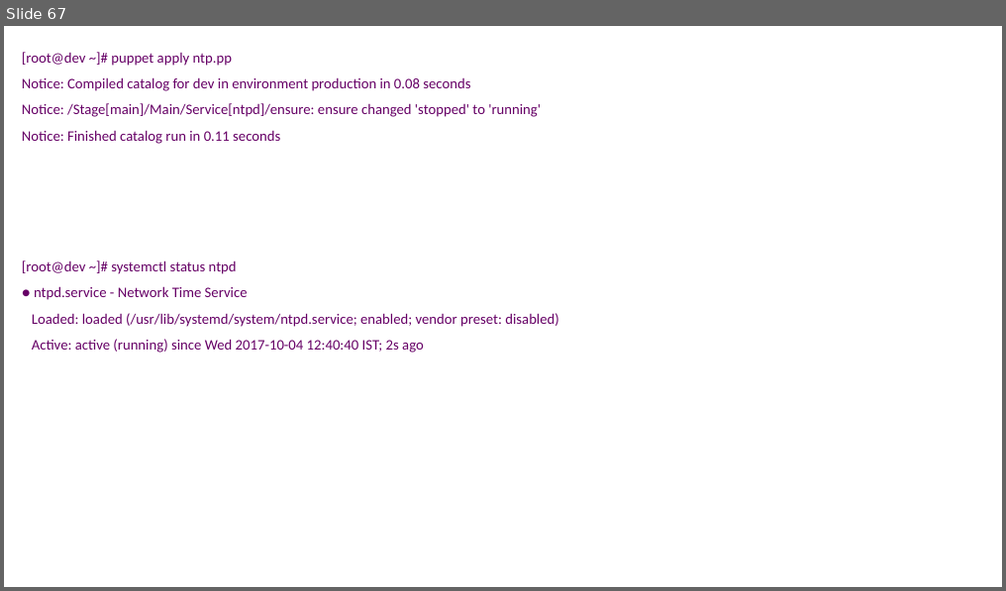
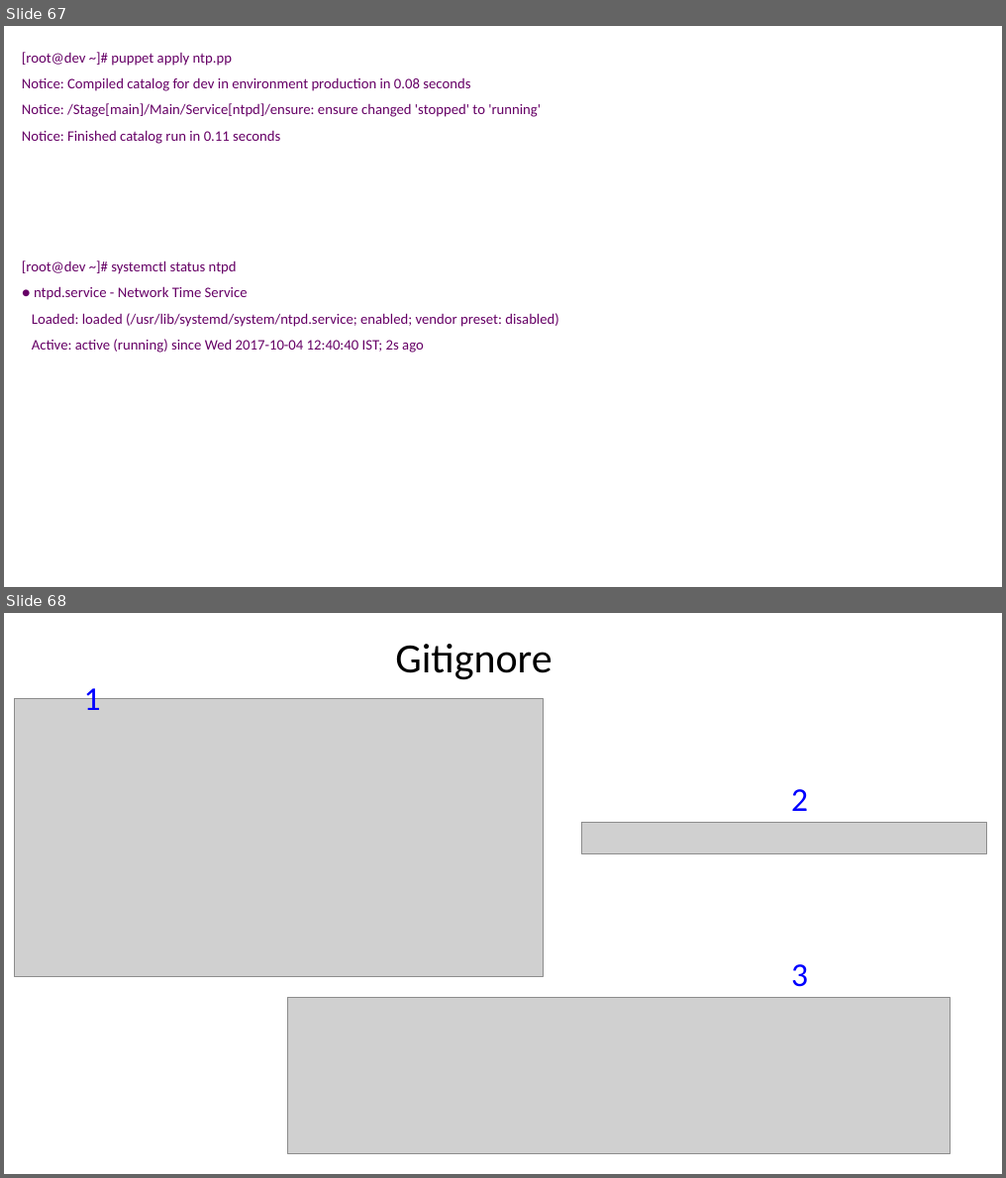
Before and after one commit to devops-cs/code, a slide deck: Jenkins_Container.pptx. Shown one above the other, each under a label of ours: slide 67 before the commit, slides 67 and 68 after it. The pictures are 1006x591 and 1006x1178 pixels, drawn with LibreOffice and Linux fonts; fonts in the diff are those of the drawing; grey boxes stand for pictures. Boxes give left, top, right and bottom in pixels: in the first picture for what was removed or moved away, otherwise in the second. Text is boxed around its words. In the diff, an @@ line names an element or a change of style, - is before the commit and + after.

```diff
--- a/Jenkins_Container.pptx
+++ b/Jenkins_Container.pptx
@@ slide 68 added at box(4, 613, 1002, 1174), background #FFFFFF @@
@@ text added at box(395, 644, 551, 680), 40 pt, text #000000 @@
+Gitignore
@@ picture added at box(15, 699, 543, 977) @@
@@ text added at box(84, 682, 101, 718), 32 pt, text #0000FF @@
+1
@@ text added at box(791, 789, 808, 811), 32 pt, text #0000FF @@
+2
@@ picture added at box(581, 822, 986, 854) @@
@@ text added at box(791, 964, 808, 987), 32 pt, text #0000FF @@
+3
@@ picture added at box(288, 998, 949, 1155) @@
```
Also in this commit, not shown: 5 other slides added.
